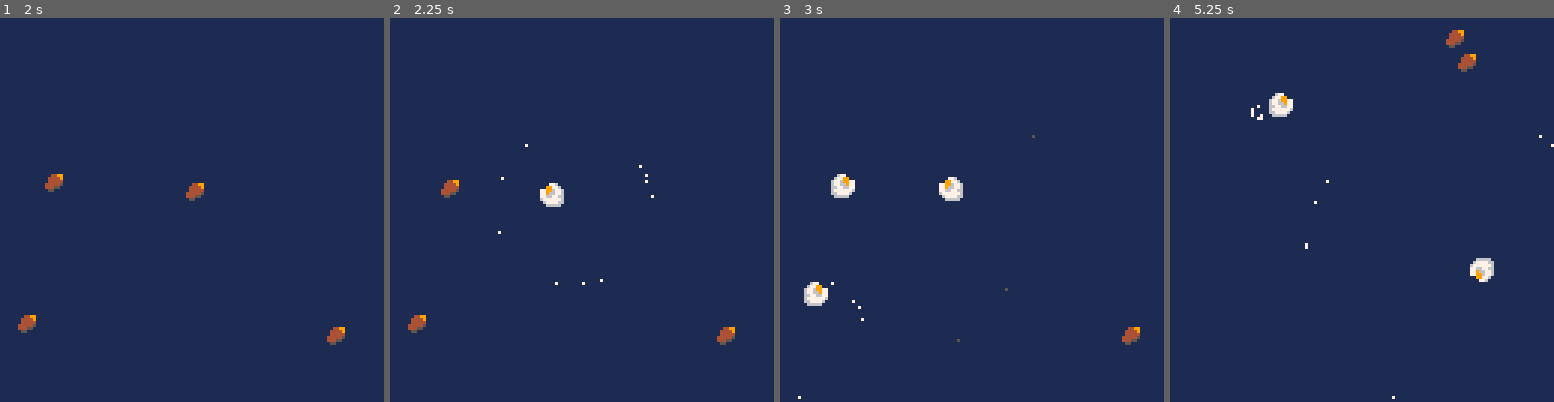
Above: before the commit, frames 1-4 (left to right).
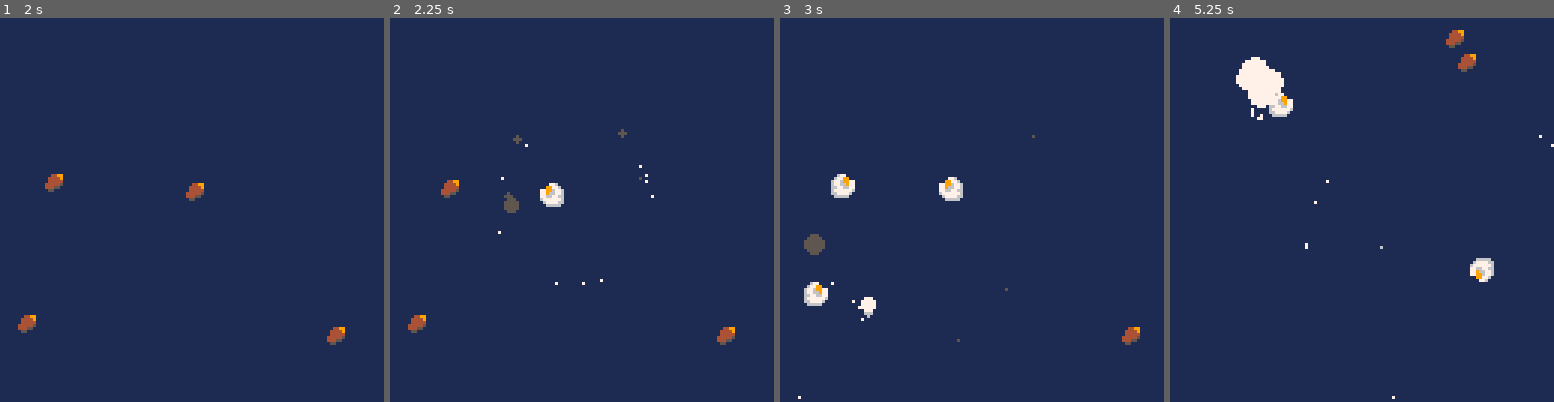
Above: after the commit, the same moments.

Repository: thoughtlesslabs/popper
Game: PICO-8 cartridge popper.p8
Same seed, same stepped clock (60 frames per second), same inputs: the game is played once before the commit and once after it.
Inputs:
- Up to frame 1 (2 s): tap X (X key) at 0.33, 1.07, 1.85 s; tap O (Z key) at 0.7, 1.7 s; hold Right from 1.6 s (still down)
- Up to frame 2 (2.25 s): release Right at 2.1 s; tap O (Z key) at 2.1 s
- Up to frame 3 (3 s): hold Right from 2.47 s (still down); tap O (Z key) at 2.5, 2.9 s; tap X (X key) at 2.97 s
- Up to frame 4 (5.25 s): release Right at 3.03 s; hold Left 3.08-3.58 s; tap O (Z key) every 0.4 s from 3.3 to 4.9 s; hold Right 4.02-4.68 s; tap X (X key) at 4.08, 5.2 s; hold Left from 5.08 s (still down)

Frame 1 is identical in both runs. In frame 2, 0.2% of the frame differs, in the area x 29-66%, y 28-51%; in frame 3, 0.4%; in frame 4, 1.1%, in the area x 17-56%, y 10-61%.

Commit message:
Added pufts

Diff:
--- a/popper.p8
+++ b/popper.p8
@@ -47,7 +47,7 @@
 --gimme the juice
 
 -- particles
-function addpart(_x,_y,_dx,_dy,_type,_maxage,_col)
+function addpart(_x,_y,_dx,_dy,_type,_maxage,_col,_s)
  local _p = {}
  _p.x=_x
  _p.y=_y
@@ -58,6 +58,8 @@
  _p.age=0
  _p.col=0
 	_p.colarr=_col
+	_p.s=_s
+	_p.os=_s
  add(part,_p)
 end
 
@@ -68,6 +70,16 @@
 		local _dx = cos(_ang)*2
 		local _dy = sin(_ang)*2
 		addpart(_k.x,_k.y+10,_dx,_dy,1,100,{7,5,6})
+	end
+end
+
+-- spawn pufts
+function pufts(_k)
+	for i=0,5 do
+		local _ang = rnd()
+		local _dx = cos(_ang)*5
+		local _dy = sin(_ang)*5
+		addpart(_k.x,_k.y,_dx,_dy,2,10+rnd(25),{7,5,6},2+rnd(3))
 	end
 end
 
@@ -93,6 +105,18 @@
 			_p.dy-=0.009
 			end
 
+		--shrink
+		if _p.tpe==2 then
+			local _ci=1-_p.age/_p.mage
+			_p.s=_ci*_p.os
+		end
+
+		--friction
+		if _p.tpe==2 then
+			_p.dx=_p.dx/1.2
+			_p.dy=_p.dy/1.2
+		end
+
 		--move particle
 			_p.x+=_p.dx
 			_p.y+=_p.dy
@@ -104,7 +128,11 @@
 	for i=1,#part do
 		_p=part[i]
 		--pixel particle
-		pset(_p.x,_p.y,_p.col)
+		if _p.tpe==1 then
+			pset(_p.x,_p.y,_p.col)
+		elseif _p.tpe==2 then
+			circfill(_p.x,_p.y,_p.s,_p.col)
+		end
 	end
 end
 
@@ -213,14 +241,16 @@
 end
 
 function kernpop()
-	if kernels[rkern].p then
-		kernels[rkern].n=false
-	elseif kernels[rkern].n then
+ local ck=kernels[rkern]
+	if ck.p then
+		ck.n=false
+	elseif ck.n then
+		pufts(ck)
 		sfx(0)
 		shake=0.4
-		popped(kernels[rkern])
+		popped(ck)
 		popcount+=1
-		kernels[rkern].p=true
+		ck.p=true
 	end
 	jittering=false
 end
